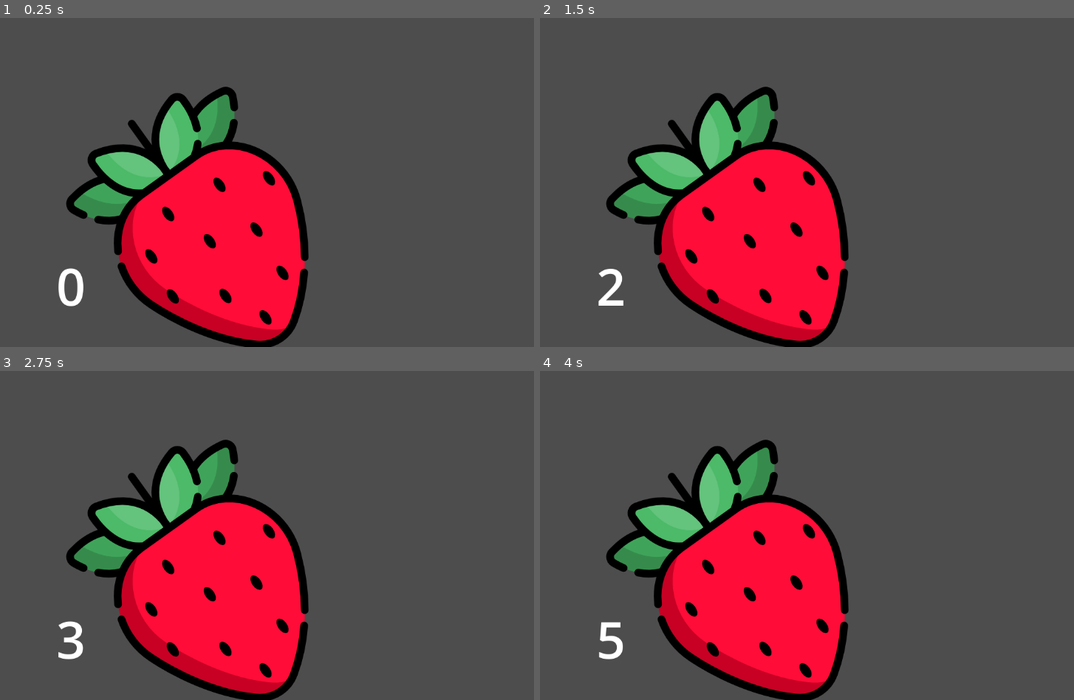
Above: before the commit, frames 1-4 (two rows, left to right).
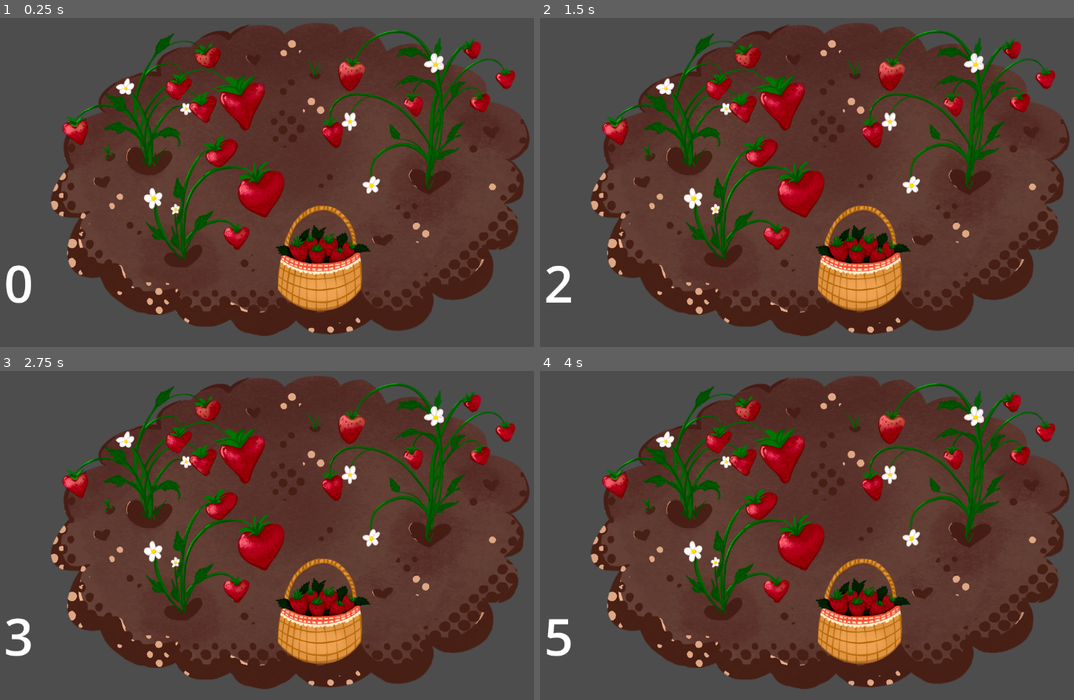
Above: after the commit, the same moments.

Repository: MaddiClark/Tax_Tycoon
Game: Godot game, scene res://Interface/Counter/Strawberry/strawberry_counter.tscn
The game is run twice, just before and just after one commit, with the same random seed, the same clock (stepped at 60 frames per second) and the same inputs.
Inputs:
- Up to frame 1 (0.25 s): no input
- Up to frame 2 (1.5 s): click "0" at 0.5 s; click "1" at 1.25 s
- Up to frame 3 (2.75 s): click "2" at 2 s
- Up to frame 4 (4 s): click "3" at 2.75 s; click "4" at 3.5 s

The runs differ from the first frame. In frame 1, 66% of the frame differs, in the area x 1-100%, y 1-100%; in frame 2, 66%; in frame 3, 66%; in frame 4, 66%.

Commit message:
Update strawberry_counter.tscn

Diff:
--- a/tax-tycoon/Interface/Counter/Strawberry/strawberry_counter.tscn
+++ b/tax-tycoon/Interface/Counter/Strawberry/strawberry_counter.tscn
@@ -1,7 +1,7 @@
 [gd_scene format=3 uid="uid://dekv7me3jck0"]
 
-[ext_resource type="Texture2D" uid="uid://lk4bwm4jv2wq" path="res://Interface/Counter/Strawberry/Strawberry.png" id="1_p82t1"]
-[ext_resource type="Script" uid="uid://cwo080hlgt2eh" path="res://Interface/Counter/Strawberry/texture_button.gd" id="2_p82t1"]
+[ext_resource type="Script" path="res://Interface/Counter/Strawberry/texture_button.gd" id="2_ehm7i"]
+[ext_resource type="Texture2D" uid="uid://boaawsmar3ywf" path="res://Interface/Harvest_Clicker/Harvester.png.png" id="2_p82t1"]
 
 [node name="Node2D" type="Node2D" unique_id=613081882]
 
@@ -17,16 +17,20 @@
 
 [node name="TextureButton" type="TextureButton" parent="Counter" unique_id=336032626]
 layout_mode = 0
-offset_right = 512.0
-offset_bottom = 512.0
-texture_normal = ExtResource("1_p82t1")
-script = ExtResource("2_p82t1")
+offset_left = -208.0
+offset_top = -352.0
+offset_right = 1097.0
+offset_bottom = 709.0
+texture_normal = ExtResource("2_p82t1")
+script = ExtResource("2_ehm7i")
 
 [node name="Label" type="Label" parent="Counter/TextureButton" unique_id=290496796]
 layout_mode = 1
-anchors_preset = 2
-anchor_top = 1.0
-anchor_bottom = 1.0
+anchors_preset = -1
+anchor_left = 0.08122605
+anchor_top = 0.80867106
+anchor_right = 0.08122605
+anchor_bottom = 0.80867106
 offset_top = -191.0
 offset_right = 57.0
 offset_bottom = -54.0
